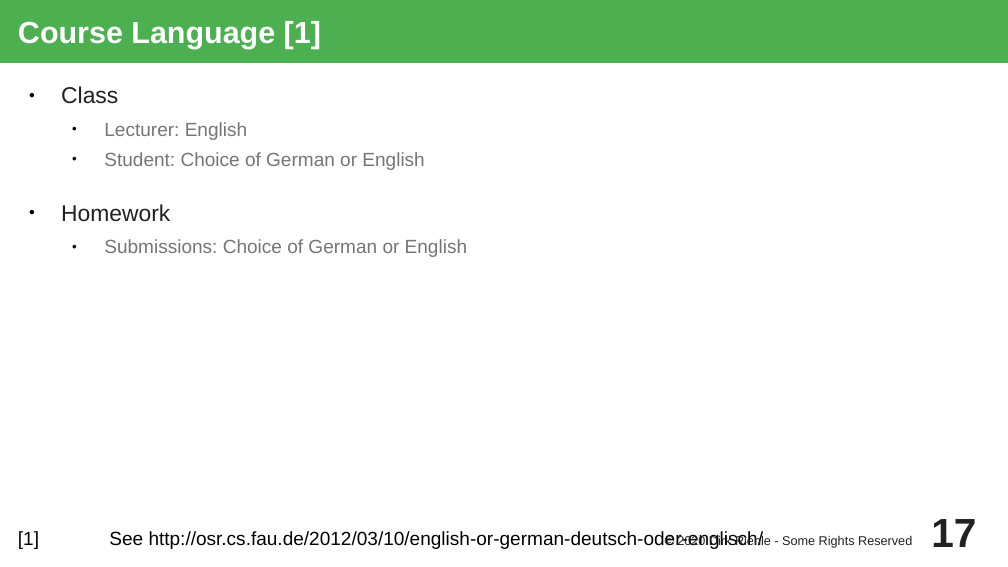
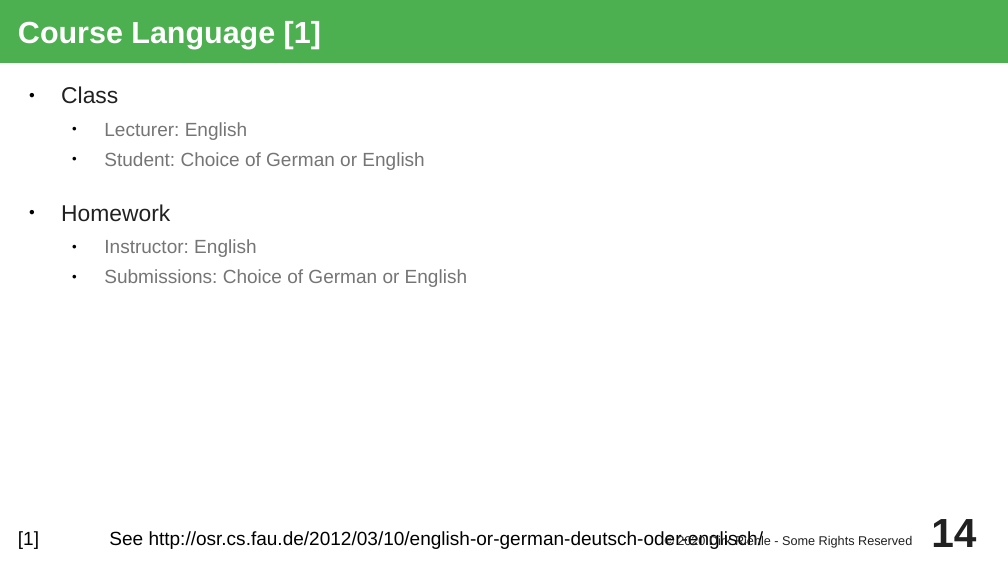
Before and after one commit to dirkriehle/nyt-course, a slide deck: slide 14 of Lecture slides/NYT A01 - Course Introduction.odp (slide 17 before the commit). Drawn at 1008x567 pixels with LibreOffice and Linux fonts; fonts in the diff are those of the drawing. Boxes give left, top, right and bottom in pixels: in the first picture for what was removed or moved away, otherwise in the second. Text is boxed around its words. In the diff, an @@ line names an element or a change of style, - is before the commit and + after.

```diff
--- a/Lecture slides/NYT A01 - Course Introduction.odp
+++ b/Lecture slides/NYT A01 - Course Introduction.odp
@@ text at box(104, 239, 256, 257): paragraph added @@
+  ● Instructor: English
@@ page number at box(931, 519, 976, 547): text changed @@
-17
+14
```
Also in this commit, not shown: 4 other slides changed, 3 slides removed, 1 other file.
